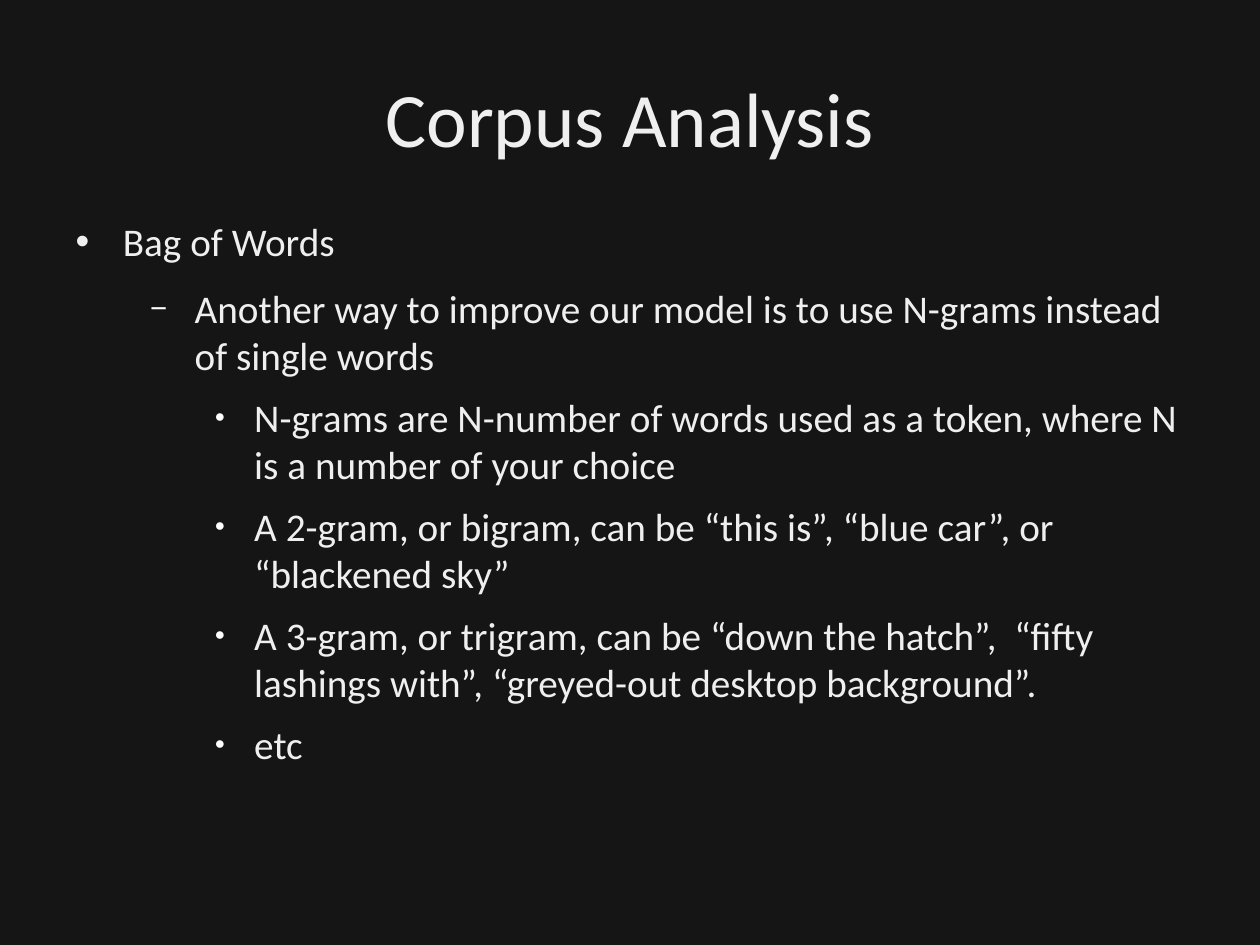
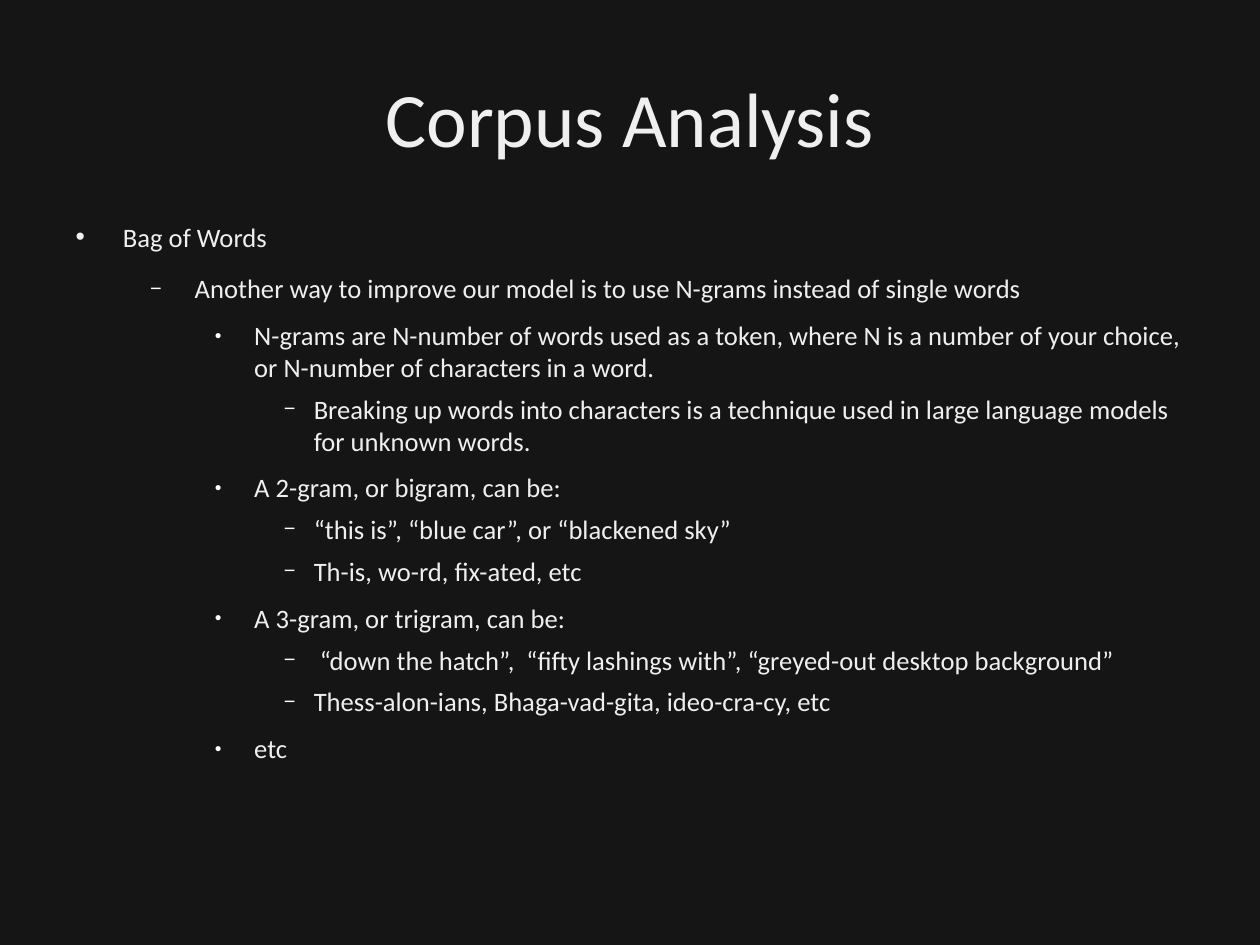
Before and after one commit to dbowmans46/PracticalProgramming, a slide deck: slide 69 of Session 7 - Python/Instructional Material/Session 7 - Python Brief Intro to NLP.odp. Drawn at 1260x945 pixels with LibreOffice and Linux fonts; fonts in the diff are those of the drawing; background and template pictures are left out; a plain dark background stands for a picture behind light text. Boxes give left, top, right and bottom in pixels: in the first picture for what was removed or moved away, otherwise in the second. Text is boxed around its words. In the diff, an @@ line names an element or a change of style, - is before the commit and + after.

Commit message:
Clarified bag-of-words slides.  Added details to TF-IDF scoring.  Added n-gram explanation when utlized for splitting words into character groups.

```diff
--- a/Session 7 - Python/Instructional Material/Session 7 - Python Brief Intro to NLP.odp
+++ b/Session 7 - Python/Instructional Material/Session 7 - Python Brief Intro to NLP.odp
@@ text at bbox=[123, 228, 1020, 758]: size 22.4 to 15.2 pt in "Bag of Words", "Another way to improve our model is ...", "etc" @@
@@ text at bbox=[254, 326, 1179, 716]: text changed; size 22.4 to 15.2 pt @@
-    ● N-grams are N-number of words used as a token, where N is a number of your choice
-    ● A 2-gram, or bigram, can be “this is”, “blue car”, or “blackened sky”
-    ● A 3-gram, or trigram, can be “down the hatch”, “fifty lashings with”, “greyed-out desktop background”.
+    ● N-grams are N-number of words used as a token, where N is a number of your choice, or N-number of characters in a word.
+      − Breaking up words into characters is a technique used in large language models for unknown words.
+    ● A 2-gram, or bigram, can be:
+      − “this is”, “blue car”, or “blackened sky”
+      − Th-is, wo-rd, fix-ated, etc
+    ● A 3-gram, or trigram, can be:
+      − “down the hatch”, “fifty lashings with”, “greyed-out desktop background”
+      − Thess-alon-ians, Bhaga-vad-gita, ideo-cra-cy, etc
```
Also in this commit, not shown: 3 other slides changed.
